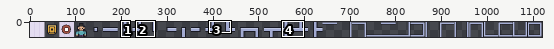
One commit to this pixel-art file: tiles/murdoku/master.aseprite. Above, an overview of the earlier version with the close-up marked.
Close-up. First the earlier version:
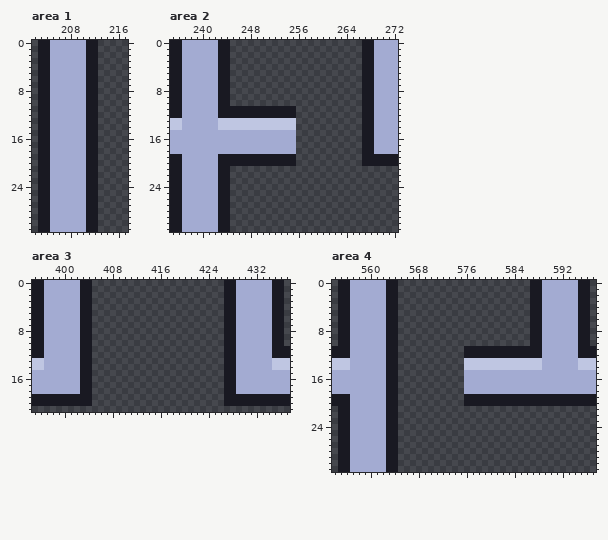
1120x32 pixels, 1 frame. Shown: area 1: x 202..217, y 0..31; area 2: x 235..272, y 0..31; area 3: x 395..437, y 0..21; area 4: x 554..597, y 0..31. The commit also changed other parts of the picture, which this record leaves out.
New version:
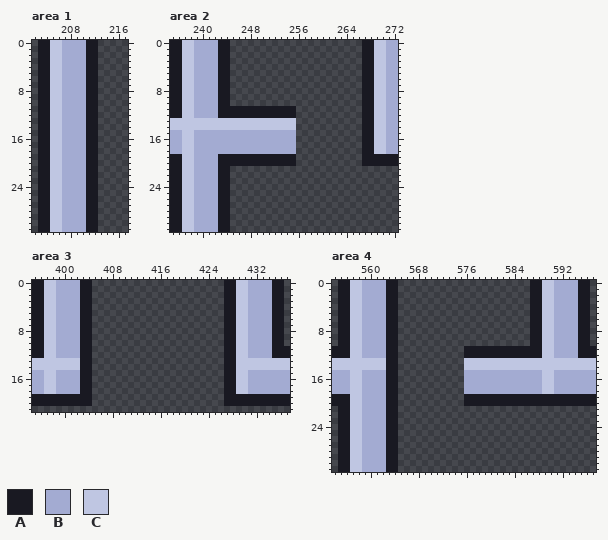
Palette (. is transparent): A #191922  B #a3abd2  C #bfc6e2
Difference:
Area 1, layer "ink":
Colour B becomes colour C in rows 0 to 31 at x 205 to 206.
Area 2, layer "ink":
Colour B becomes colour C in rows 0 to 12 at x 237 to 238 and 269 to 270; in rows 13 to 14 at x 237 to 242 and 269 to 270; in rows 15 to 18 at x 237 to 238 and 269 to 270; in rows 19 to 31 at x 237 to 238.
Area 3, layer "ink":
Colour B becomes colour C in rows 0 to 12 at x 397 to 398 and 429 to 430; in rows 13 to 14 at x 397 to 402 and 429 to 434; in rows 15 to 18 at x 397 to 398 and 429 to 430.
Area 4, layer "ink":
Colour B becomes colour C in rows 0 to 12 at x 557 to 558 and 589 to 590; in rows 13 to 14 at x 557 to 562 and 589 to 594; in rows 15 to 18 at x 557 to 558 and 589 to 590; in rows 19 to 31 at x 557 to 558.
